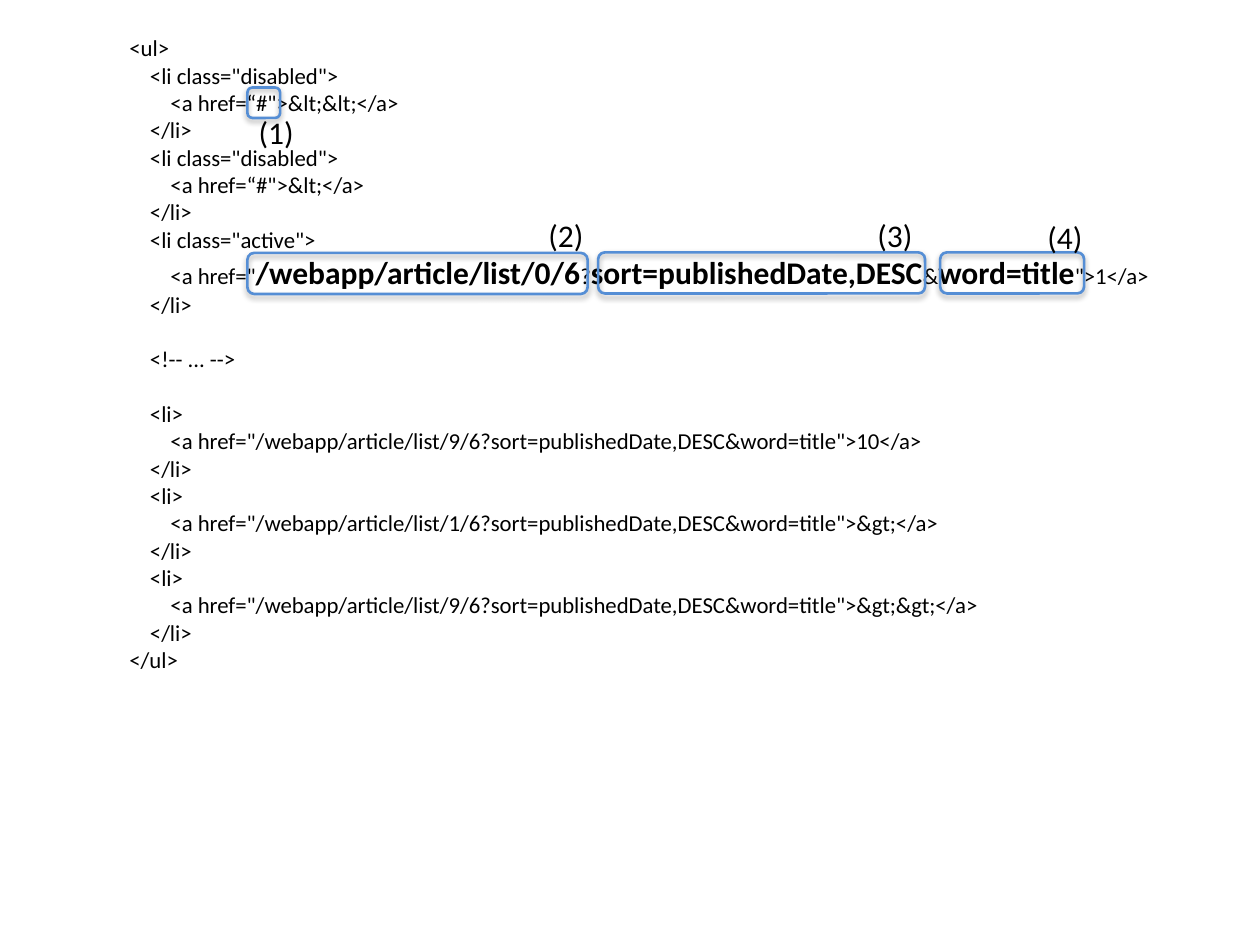
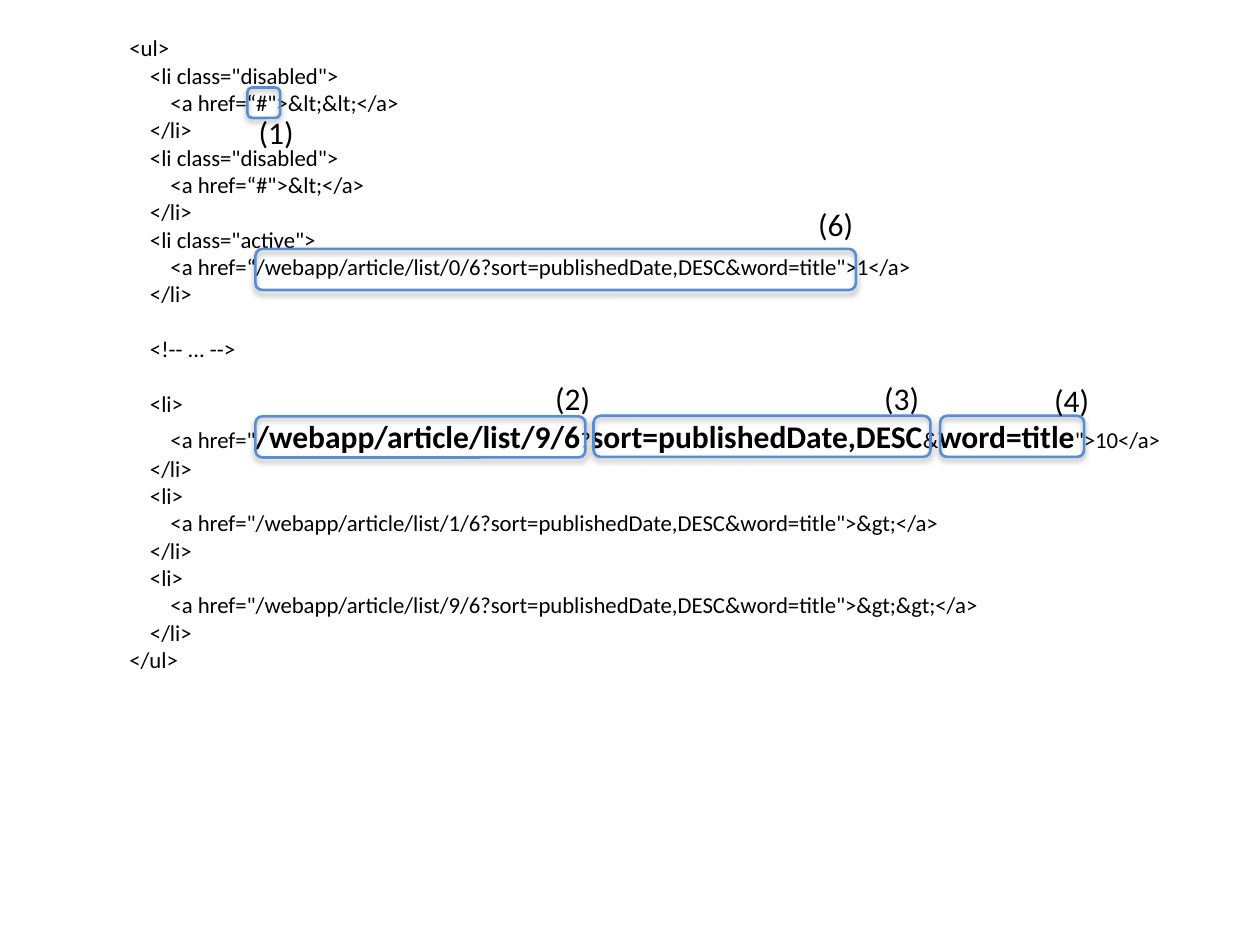
Before and after one commit to garbagetown/guideline, a slide deck: slide 9 of source/ArchitectureInDetail/images_Pagination/materialPagination.pptx. Drawn at 1260x945 pixels with LibreOffice and Linux fonts; fonts in the diff are those of the drawing. Boxes give left, top, right and bottom in pixels: in the first picture for what was removed or moved away, otherwise in the second. Text is boxed around its words. In the diff, an @@ line names an element or a change of style, - is before the commit and + after.

```diff
--- a/source/ArchitectureInDetail/images_Pagination/materialPagination.pptx
+++ b/source/ArchitectureInDetail/images_Pagination/materialPagination.pptx
@@ text added at bbox=[818, 213, 853, 240], 18 pt, text #000000 @@
+(6)
@@ text at bbox=[170, 256, 910, 282]: text changed; size 18 to 13 pt; bold off @@
-<a href="/webapp/article/list/0/6?sort=publishedDate,DESC&word=title">1</a>
+<a href=“/webapp/article/list/0/6?sort=publishedDate,DESC&word=title">1</a>
@@ rounded rectangle added at bbox=[256, 249, 857, 291], outline #558ED5 1.5 pt @@
@@ text "(2)": place and size @@
-text "(2)" at bbox=[548, 224, 583, 254]
+text "(2)" at bbox=[555, 387, 590, 418]
@@ text "(3)": place and size @@
-text "(3)" at bbox=[877, 224, 912, 254]
+text "(3)" at bbox=[884, 387, 919, 418]
@@ text "(4)": place and size @@
-text "(4)" at bbox=[1047, 226, 1082, 256]
+text "(4)" at bbox=[1054, 389, 1089, 420]
@@ rounded rectangle: place and size @@
-rounded rectangle at bbox=[247, 253, 587, 295]
+rounded rectangle at bbox=[256, 416, 586, 457]
@@ rounded rectangle: place and size @@
-rounded rectangle at bbox=[598, 252, 926, 294]
+rounded rectangle at bbox=[593, 416, 930, 457]
@@ rounded rectangle: place and size @@
-rounded rectangle at bbox=[940, 252, 1084, 294]
+rounded rectangle at bbox=[940, 416, 1084, 457]
@@ text at bbox=[170, 421, 1160, 455]: size 13 to 18 pt, bold on in "href="/webapp/article/list/9/6?sort=publishedDate,DESC&word= ..." @@
```
Also in this commit, not shown: 2 other slides changed, 4 other files.
